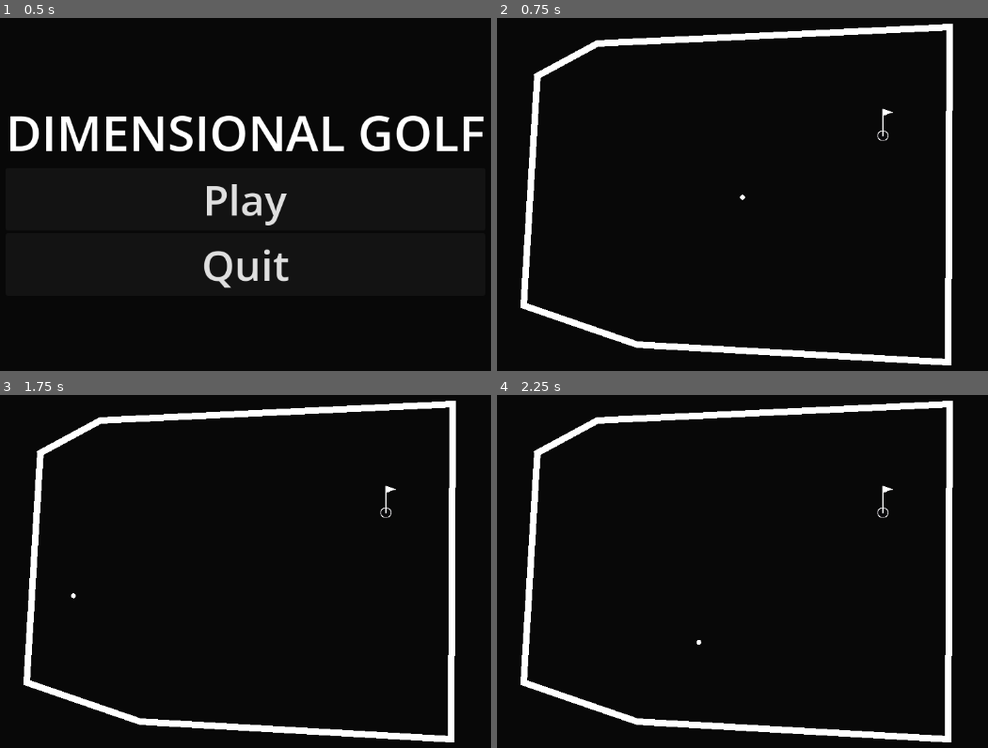
Above: before the commit, frames 1-4 (two rows, left to right).
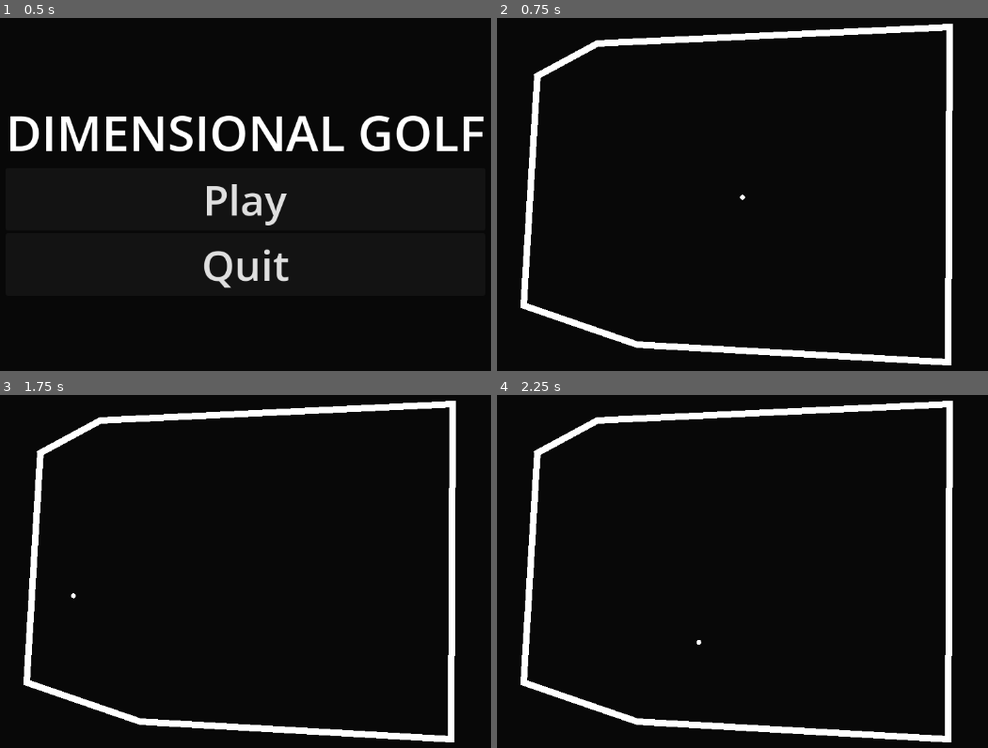
Above: after the commit, the same moments.

Repository: Renovare10/dimensional-golf
Game: Godot game, scene res://ui/MainMenu.tscn
Two runs of this game, one before a commit and one after it. Both use one fixed random seed, a clock stepped at 60 frames per second and the inputs below.
Inputs (mouse positions are in pixels of both pictures, inside the frame that each line leads up to):
- Up to frame 1 (0.5 s): no input
- Up to frame 2 (0.75 s): click "Play" at 0.5 s
- Up to frame 3 (1.75 s): tap Enter at 1.25 s; move the mouse to (412, 553) at 1.27 s; click (412, 553) at 1.42 s
- Up to frame 4 (2.25 s): drag from (590, 596) to (703, 659) at 2.02 s

Frame 1 is identical in both runs. In frame 2, less than 0.1% of the frame differs, in the area x 77-81%, y 25-35%; in frame 3, less than 0.1%; in frame 4, less than 0.1%.

Commit message:
Moved level

Diff:
--- a/levels/LevelMenu.tscn
+++ b/levels/LevelMenu.tscn
@@ -3,7 +3,6 @@
 [ext_resource type="PackedScene" uid="uid://bxlt1jm4afnon" path="res://camera/Camera.tscn" id="1_hym4e"]
 [ext_resource type="PackedScene" uid="uid://dmyjh8yqt7xgn" path="res://actors/GolfBall.tscn" id="2_30ttx"]
 [ext_resource type="PackedScene" uid="uid://5vkn5g6f1cej" path="res://obstacles/Wall.tscn" id="3_30ttx"]
-[ext_resource type="Texture2D" uid="uid://bve6gbcldtlm3" path="res://assets/flag.png" id="4_1fj2u"]
 
 [node name="LevelMenu" type="Node2D" unique_id=1966821203]
 
@@ -14,8 +13,3 @@
 [node name="Line2D" parent="." unique_id=1492645752 instance=ExtResource("3_30ttx")]
 position = Vector2(-606, -59)
 points = PackedVector2Array(292, -128, 271, 225, 445, 285, 921, 312, 923, -202, 384, -177, 288, -125)
-
-[node name="Flag" type="Sprite2D" parent="." unique_id=1378138758]
-position = Vector2(218, -111)
-scale = Vector2(0.13233158, 0.13233158)
-texture = ExtResource("4_1fj2u")
